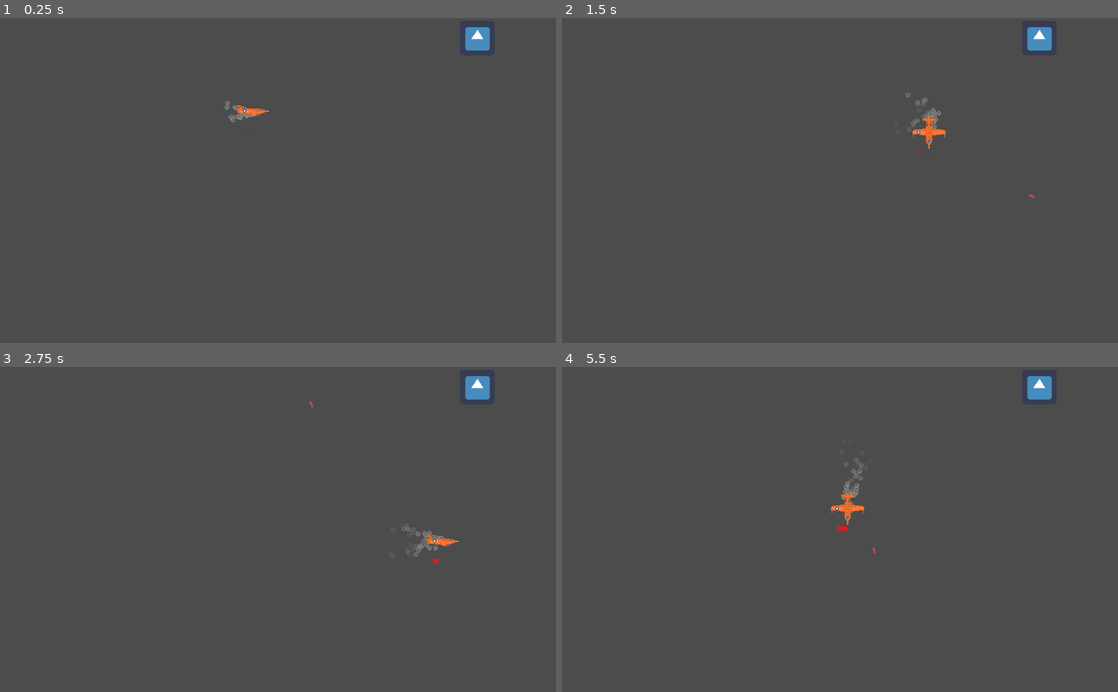
Above: before the commit, frames 1-4 (two rows, left to right).
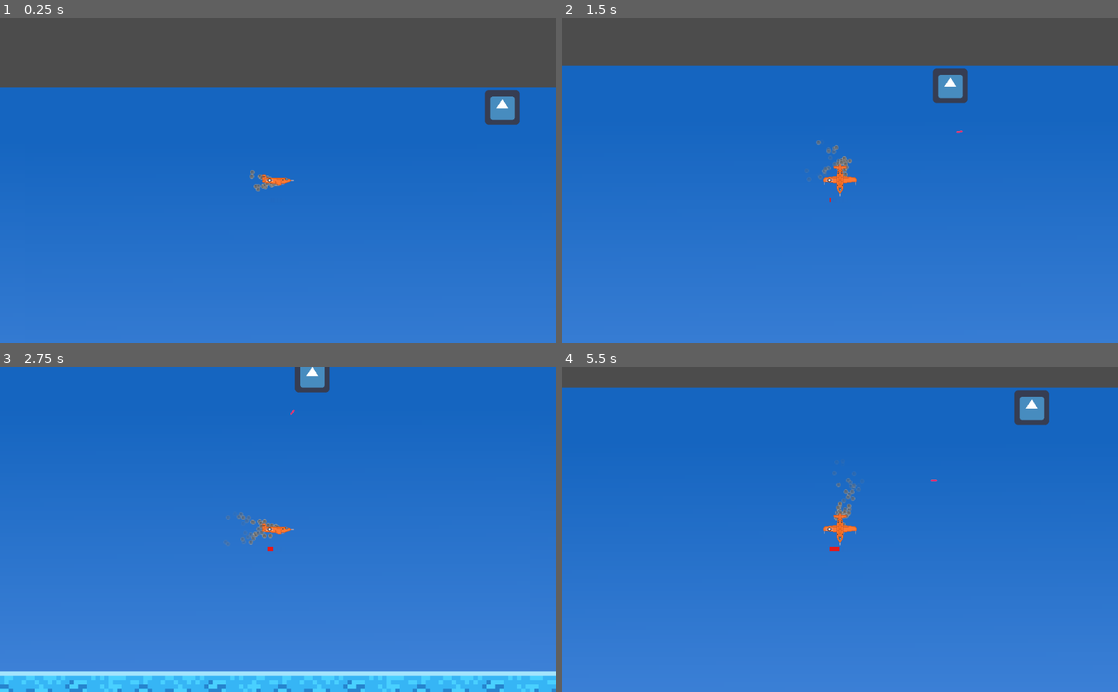
Above: after the commit, the same moments.

Repository: NOTsyrup/Plane-Game
Game: Godot game, scene res://TEMPSCENE.tscn
Two runs of this game, one before a commit and one after it. Both use one fixed random seed, a clock stepped at 60 frames per second and the inputs below. The project has no main scene, so this scene is started directly. The engine's default icon, where the game draws it, is replaced by a stand-in: a white triangle on a blue panel in a dark square.
Inputs (mouse positions are in pixels of both pictures, inside the frame that each line leads up to):
- Up to frame 1 (0.25 s): no input
- Up to frame 2 (1.5 s): move the mouse to (962, 164) at 0.52 s; hold D (player_right) 0.53-1.28 s; hold Space (shoot) 0.53-1.28 s; move the mouse to (728, 196) at 1.27 s; hold S (player_down) from 1.28 s (still down); tap Space (shoot) at 1.35 s
- Up to frame 3 (2.75 s): move the mouse to (333, 458) at 2.02 s; release S (player_down) at 2.03 s; hold D (player_right) from 2.03 s (still down); hold Space (shoot) from 2.03 s (still down)
- Up to frame 4 (5.5 s): move the mouse to (812, 594) at 2.77 s; release D (player_right) at 2.78 s; release Space (shoot) at 2.78 s; hold W (player_up) 2.78-3.53 s; tap Space (shoot) at 2.85, 4.35 s; move the mouse to (1006, 578) at 3.52 s; hold Space (shoot) 3.53-4.28 s; hold A (player_left) 3.53-5.03 s; move the mouse to (673, 480) at 4.27 s; move the mouse to (867, 529) at 5.02 s; hold S (player_down) from 5.03 s (still down); hold Space (shoot) from 5.03 s (still down)

The runs differ from the first frame. In frame 1, 79% of the frame differs, in the area x 0-100%, y 2-100%; in frame 2, 85%; in frame 3, 100%, in the area x 0-100%, y 0-100%; in frame 4, 94%.

Commit message:
Attempted to add in parallax background INCOMPLETE
Incomplete. I am working on this tomorrow.

Diff:
--- /dev/null
+++ b/Level/DayBackground.tscn
@@ -0,0 +1,16 @@
+[gd_scene load_steps=2 format=2]
+
+[ext_resource path="res://Sprites/day-background.png" type="Texture" id=1]
+
+[node name="DayBackground" type="ParallaxBackground"]
+scroll_ignore_camera_zoom = true
+
+[node name="ParallaxLayer" type="ParallaxLayer" parent="."]
+motion_mirroring = Vector2( 1280, 720 )
+
+[node name="TextureRect" type="TextureRect" parent="ParallaxLayer"]
+rect_scale = Vector2( 8, 8 )
+texture = ExtResource( 1 )
+__meta__ = {
+"_edit_use_anchors_": false
+}
--- /dev/null
+++ b/Level/DayBackgroundCamera.tscn
@@ -0,0 +1,23 @@
+[gd_scene load_steps=2 format=2]
+
+[ext_resource path="res://Sprites/day-background.png" type="Texture" id=1]
+
+[node name="Camera2D" type="Camera2D"]
+current = true
+
+[node name="ParallaxBackground" type="ParallaxBackground" parent="."]
+scroll_ignore_camera_zoom = true
+
+[node name="ParallaxLayer" type="ParallaxLayer" parent="ParallaxBackground"]
+motion_mirroring = Vector2( 1280, 0 )
+
+[node name="TextureRect" type="TextureRect" parent="ParallaxBackground/ParallaxLayer"]
+anchor_right = 1.0
+anchor_bottom = 1.0
+margin_right = 160.0
+margin_bottom = 90.0
+rect_scale = Vector2( 8, 8 )
+texture = ExtResource( 1 )
+__meta__ = {
+"_edit_use_anchors_": false
+}
--- a/Player/BasePlane.tscn
+++ b/Player/BasePlane.tscn
@@ -10,6 +10,7 @@
 [ext_resource path="res://Player/Particles/ExplosionParticle.tscn" type="PackedScene" id=8]
 [ext_resource path="res://Player/ProgressBar/FullProgress.png" type="Texture" id=9]
 [ext_resource path="res://Player/ProgressBar/NoProgress.png" type="Texture" id=10]
+[ext_resource path="res://Level/DayBackgroundCamera.tscn" type="PackedScene" id=11]
 
 [sub_resource type="AtlasTexture" id=2]
 atlas = ExtResource( 1 )
@@ -92,8 +93,6 @@
 [node name="CollisionShape2D" type="CollisionShape2D" parent="."]
 position = Vector2( -1, 2.5 )
 
-[node name="Camera2D" type="Camera2D" parent="."]
-
 [node name="ProjectileSpawn" type="Position2D" parent="."]
 
 [node name="FireRateTimer" type="Timer" parent="."]
@@ -132,5 +131,7 @@
 "_edit_use_anchors_": false
 }
 
+[node name="Camera2D" parent="." instance=ExtResource( 11 )]
+
 [connection signal="timeout" from="FireRateTimer" to="." method="_on_Timer_timeout"]
 [connection signal="timeout" from="OnHitTimer" to="." method="_on_OnHitTimer_timeout"]
--- a/Projectiles/BaseProjectile.tscn
+++ b/Projectiles/BaseProjectile.tscn
@@ -1,8 +1,9 @@
 [gd_scene load_steps=5 format=2]
 
-[ext_resource path="res://Player/Textures/base-projectile1.png" type="Texture" id=1]
+[ext_resource path="res://Sprites/base-projectile1.png" type="Texture" id=1]
 [ext_resource path="res://Projectiles/BaseProjectile.gd" type="Script" id=2]
 [ext_resource path="res://Player/Particles/HitParticle.tscn" type="PackedScene" id=3]
+
 
 [sub_resource type="RectangleShape2D" id=1]
 extents = Vector2( 3.5, 4 )
--- a/Projectiles/LaserProjectile.tscn
+++ b/Projectiles/LaserProjectile.tscn
@@ -1,7 +1,7 @@
 [gd_scene load_steps=3 format=2]
 
 [ext_resource path="res://Projectiles/BaseProjectile.tscn" type="PackedScene" id=1]
-[ext_resource path="res://Player/Textures/Lazer.png" type="Texture" id=2]
+[ext_resource path="res://Sprites/Lazer.png" type="Texture" id=2]
 
 [node name="LaserProjectile" instance=ExtResource( 1 )]
 
--- a/TEMPSCENE.tscn
+++ b/TEMPSCENE.tscn
@@ -23,3 +23,5 @@
 shape = SubResource( 1 )
 
 [connection signal="body_entered" from="Area2D" to="Area2D" method="_on_Area2D_body_entered"]
+
+[editable path="Player"]
--- a/project.godot
+++ b/project.godot
@@ -15,7 +15,7 @@
 
 [display]
 
-mouse_cursor/custom_image="res://crosshair.png"
+mouse_cursor/custom_image="res://Sprites/crosshair.png"
 mouse_cursor/custom_image_hotspot=Vector2( 30, 35 )
 
 [input]
Not shown: 1 places in Player/BasePlane.tscn that only renumber resources
Renamed: Player/Textures/Lazer.png -> Sprites/Lazer.png
Not shown, changed: Sprites/Lazer.png.import
Renamed: Player/Textures/base-projectile1.png -> Sprites/base-projectile1.png
Not shown, changed: Sprites/base-projectile1.png.import
Renamed: Player/Textures/bullet_projectile.png -> Sprites/bullet_projectile.png
Not shown, changed: Sprites/bullet_projectile.png.import
Renamed: crosshair.png -> Sprites/crosshair.png
Not shown, changed: Sprites/crosshair.png.import
Renamed: Player/Textures/day-background.png -> Sprites/day-background.png
Not shown, changed: Sprites/day-background.png.import
